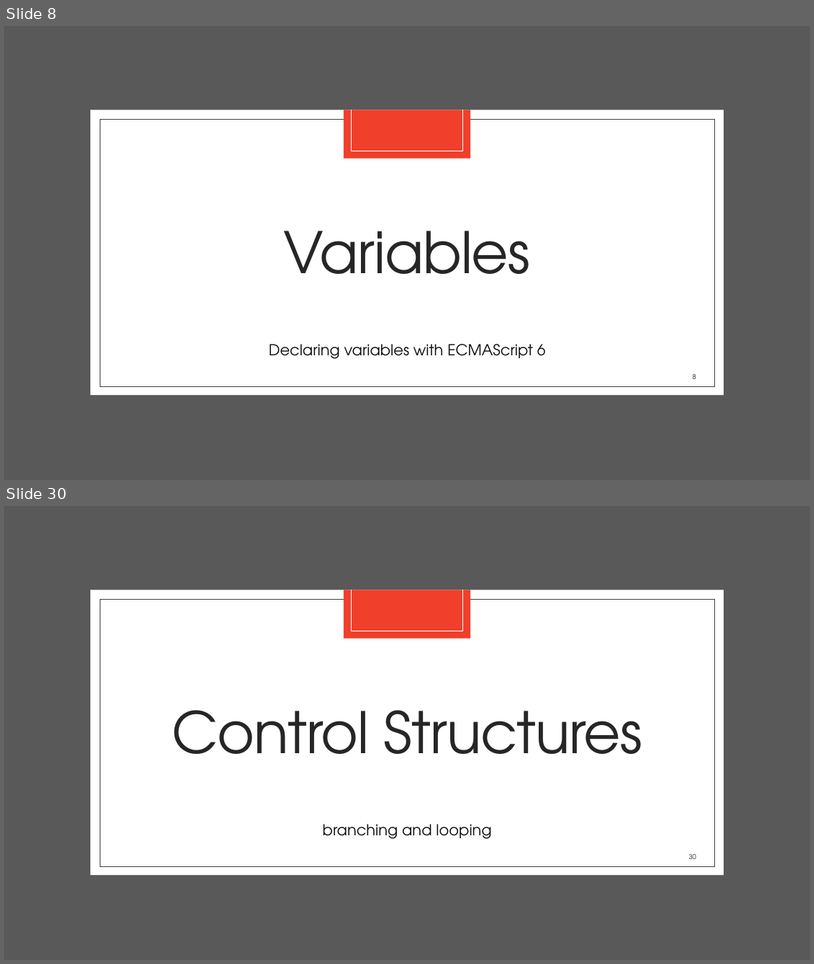
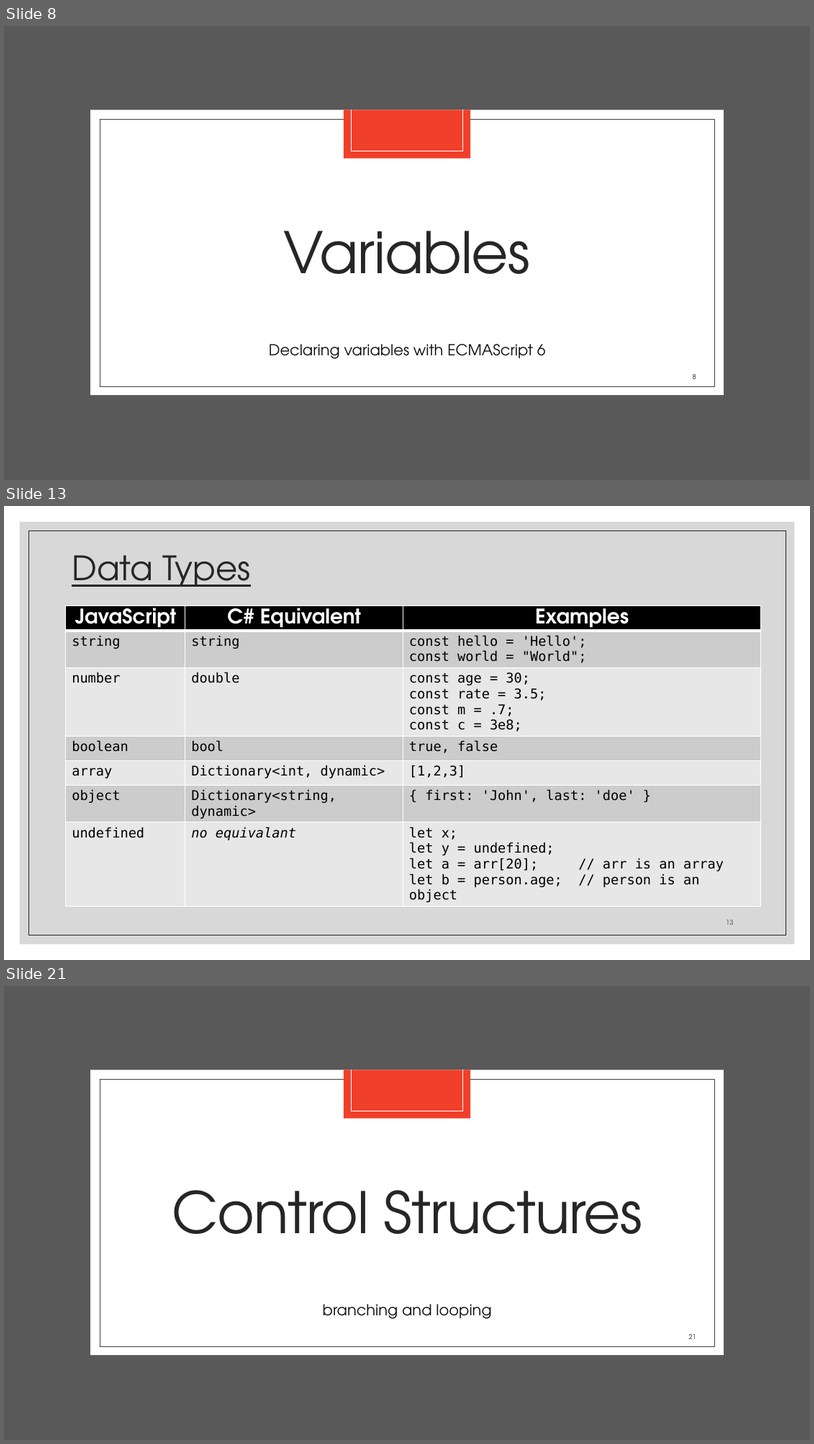
Before and after one commit to zackstotts/base-node-curriculum, a slide deck: unit_00/html_review/04 JavaScript.pptx. Shown one above the other, each under a label of ours: slides 8 and 30 before the commit, slides 8, 13 and 21 after it; the slides between them are not shown. The pictures are 814x964 and 814x1444 pixels, drawn with LibreOffice and Linux fonts; fonts in the diff are those of the drawing. Boxes give left, top, right and bottom in pixels: in the first picture for what was removed or moved away, otherwise in the second. Text is boxed around its words. In the diff, an @@ line names an element or a change of style, - is before the commit and + after.

```diff
--- a/unit_00/html_review/04 JavaScript.pptx
+++ b/unit_00/html_review/04 JavaScript.pptx
@@ slide 13 added at [4,506,810,960], background #FFFFFF @@
@@ rectangle added at [20,522,795,944], fill #BFBFBF at 60% opacity @@
@@ rectangle added at [28,530,786,935], outline #262626 0.5 pt @@
@@ title added at [72,555,251,587], 40 pt, text #262626, underline @@
+Data Types
@@ table added at [66,606,761,905], 7 rows, 3 columns @@
+JavaScript | C# Equivalent | Examples
+string | string | const hello = 'Hello'; / const world = "World";
+number | double | const age = 30; / const rate = 3.5; / const m = .7; / const c = 3e8;
+boolean | bool | true, false
+array | Dictionary<int, dynamic> | [1,2,3]
+object | Dictionary<string, dynamic> | { first: 'John', last: 'doe' }
+undefined | no equivalant | let x; / let y = undefined; / let a = arr[20]; // arr is an array / let b = person.age; // person is an object
@@ page number added at [726,919,733,924], 8 pt, text #404040 @@
+13
@@ what was slide 30 is now slide 21 @@
@@ page number at [689,1334,697,1339]: text changed @@
-30
+21
```
Also in this commit, not shown: 13 slides changed, 24 other slides added, 28 slides removed.
